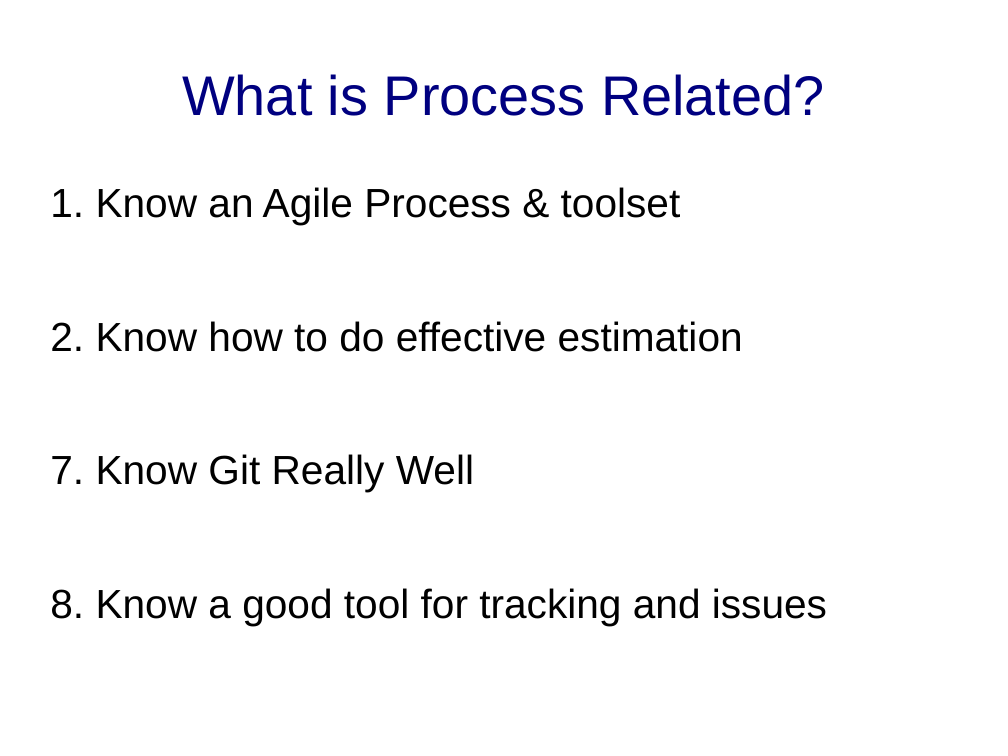
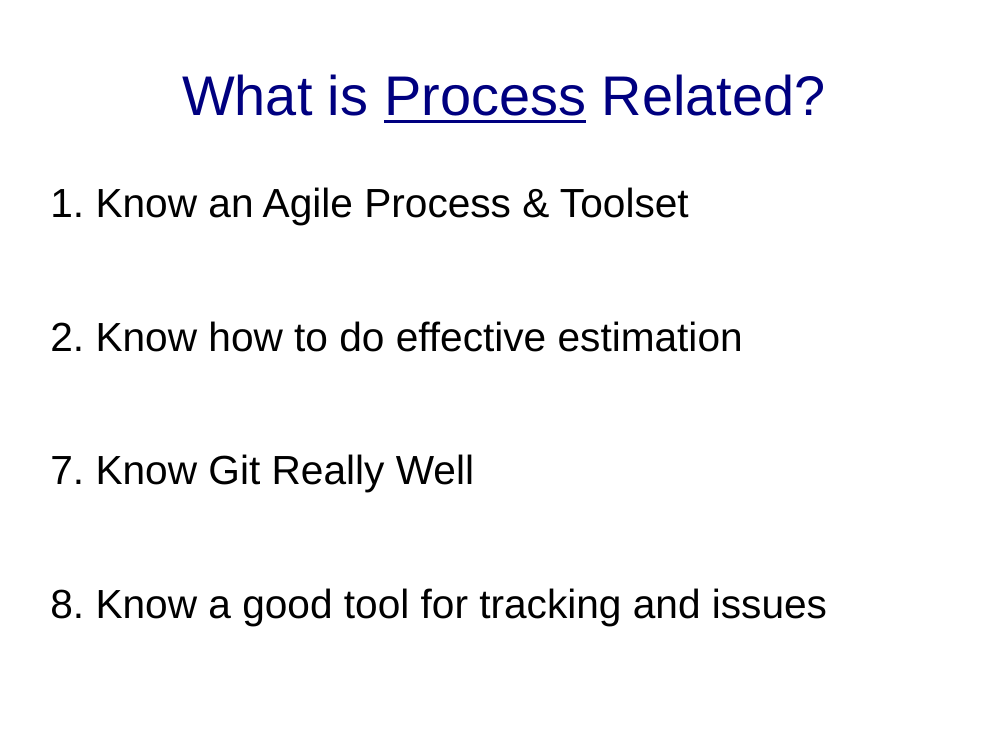
Before and after one commit to cpske/ISP, a slide deck: slide 11 of intro/Jomzap-Recommendations.odp. Drawn at 1008x756 pixels with LibreOffice and Linux fonts; fonts in the diff are those of the drawing. Boxes give left, top, right and bottom in pixels: in the first picture for what was removed or moved away, otherwise in the second. Text is boxed around its words. In the diff, an @@ line names an element or a change of style, - is before the commit and + after.

Commit message:
Update week1 presentation

```diff
--- a/intro/Jomzap-Recommendations.odp
+++ b/intro/Jomzap-Recommendations.odp
@@ title "What is Process Related?" at (182, 74, 826, 123): underline on in "Process" @@
@@ text at (50, 187, 689, 225): text changed @@
-1. Know an Agile Process & toolset
+1. Know an Agile Process & Toolset
```
Also in this commit, not shown: 9 other files.
